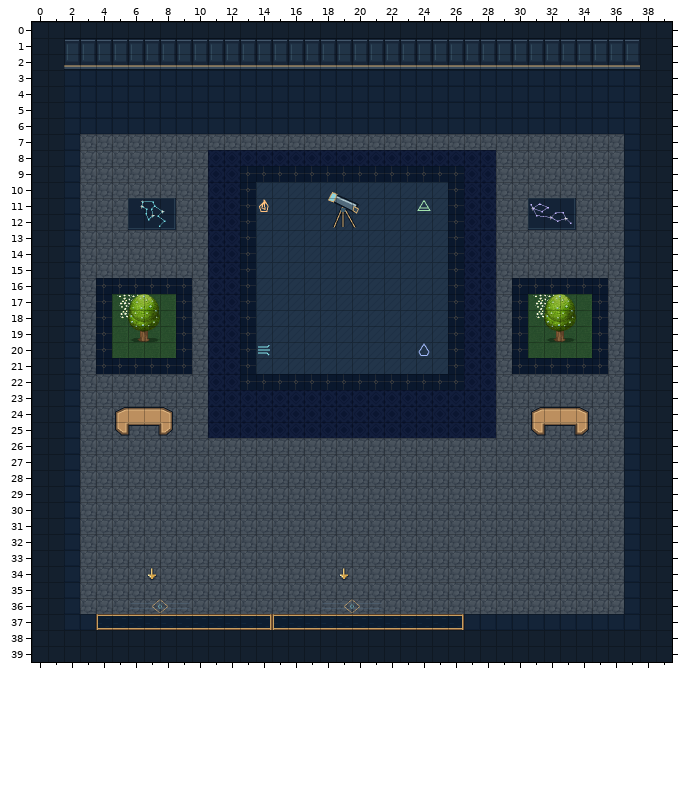
Level history. Tiled map (JSON): maps/stargazer-terrace.tmj. The picture above was drawn from the file before the commit.
Cells are 32x32 px. Shown: x 0..39, y 0..39.
After:
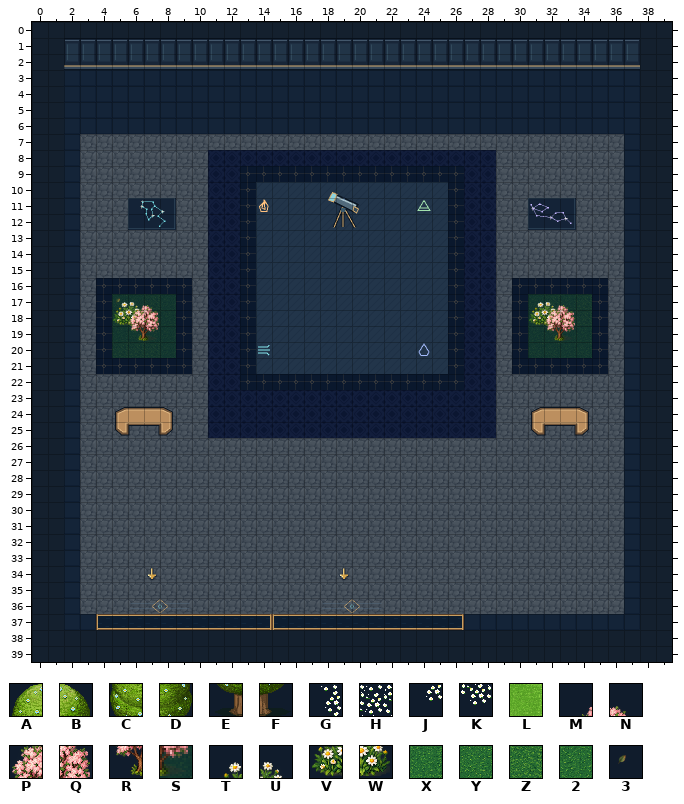
Key: from "art-2": A 12, B 13, C 37, D 38, E 62, F 63, G 528, H 529, J 553, K 554, L 625; from "plaza-garden": M 4, N 5, P 12, Q 13, R 20, S 21, T 32, U 33, V 40, W 41; from "plaza-grass": X 0, Y 1, Z 2, 2 3; from "world-ambient-stargazer-terrac": 3 71.
_ is an empty cell.
Tiles of an added or newly shown layer are drawn over the layers below it.
See-through tiles are keyed as they look on the map.
What changed:
{"where": "layer \"terrain\""}
{"y":17,"x":5,"old":"LLLL","new":"Y2Z2"}
{"y":17,"x":31,"old":"LLLL","new":"2ZXZ"}
{"y":18,"x":5,"old":"LLLL","new":"Z22X"}
{"y":18,"x":31,"old":"LLLL","new":"YZXZ"}
{"y":19,"x":5,"old":"LLLL","new":"XYY2"}
{"y":19,"x":31,"old":"LLLL","new":"XX2X"}
{"y":20,"x":5,"old":"LLLL","new":"ZZZ2"}
{"y":20,"x":31,"old":"LLLL","new":"YYXY"}
{"where": "layer \"scenery-belowAvatar-1\""}
{"y":17,"x":5,"old":"GH","new":"TU"}
{"y":17,"x":31,"old":"GH","new":"TU"}
{"y":18,"x":5,"old":"JK","new":"VW"}
{"y":18,"x":31,"old":"JK","new":"VW"}
{"y":19,"x":6,"old":"__","new":"RS"}
{"y":19,"x":32,"old":"__","new":"RS"}
{"where": "layer \"world-ambient-stargazer-terrac #2\" (added)"}
{"y":17,"x":5,"old":"_","new":"3"}
{"where": "layer \"scenery-aboveAvatar-0\""}
{"y":17,"x":6,"old":"AB","new":"MN"}
{"y":17,"x":32,"old":"AB","new":"MN"}
{"y":18,"x":6,"old":"CD","new":"PQ"}
{"y":18,"x":32,"old":"CD","new":"PQ"}
{"y":19,"x":6,"old":"EF","new":"__"}
{"y":19,"x":32,"old":"EF","new":"__"}
{"label":"changed","picture_box":[112,294,176,358]}
{"label":"changed","picture_box":[528,294,592,358]}
